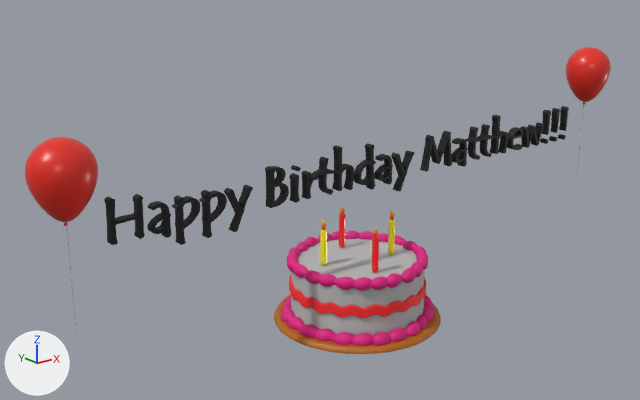
Before and after pictures for a commit that changed the glTF model assets/BirthDayAsset/MattBirthday.gltf.
Before and after are seen from a camera (50 mm lens) standing at (-1.09, -1.188, 0.729) and looking at (-0.086, 0.067, 0.227). The axes (+X, +Y, +Z) are drawn at lower left. The lights are the same throughout. Where no turn or scale is listed for an object, it has been applied to the vertices. Vertices at the same position are counted once.
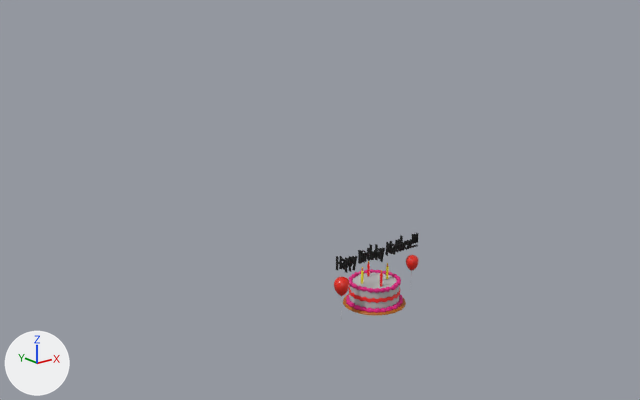
Edits to the bpy script that builds the scene:
```text
Change mat_material_0:
    where n2 = _N.new('ShaderNodeTexImage'); n2.name = 'Image Texture'
    n2.image: img_texture_0_6195987693227547908_png -> img_texture_4_11563080508590297124_png
    where n4 = _N.new('ShaderNodeTexImage'); n4.name = 'Image Texture.001'
    n4.image: img_texture_1_17319628118832143767_png -> img_texture_5_12154559721164250551_png
Change mat_material_1:
    where n2 = _N.new('ShaderNodeTexImage'); n2.name = 'Image Texture'
    n2.image: img_texture_4_11563080508590297124_png -> img_texture_0_6195987693227547908_png
    where n4 = _N.new('ShaderNodeTexImage'); n4.name = 'Image Texture.001'
    n4.image: img_texture_5_12154559721164250551_png -> img_texture_1_17319628118832143767_png
Change me_mesh_0:
    used by ob_mesh_0; location = (-0.917, 0.141, 0.261)
    remove me_mesh_0.from_pydata(...)  # 7782 vertices, 15684 faces; spans x 0.365..1.474, y -0.155..-0.14, z -0.022..0.087
    add me_mesh_0.from_pydata(...)  # 2667 vertices, 5330 faces; spans x 0.06..0.086, y -0.278..-0.253, z -0.043..-0.008
    me_mesh_0 part 1: 7782 vertices removed from x 0.365..1.474, y -0.155..-0.14, z -0.022..0.087
    me_mesh_0 part 2: 2667 vertices added at x 0.06..0.086, y -0.278..-0.253, z -0.043..-0.008
Change me_mesh_1:
    used by ob_mesh_1; location = (-0.917, 0.141, 0.261)
    remove me_mesh_1.from_pydata(...)  # 2667 vertices, 5330 faces; spans x 0.2469..0.3474, y -0.2057..-0.1116, z 0.0521..0.1812
    remove me_mesh_1.materials.append(mat_material_1)
    add me_mesh_1.from_pydata(...)  # 252 vertices, 500 faces; spans x 0.0721..0.0734, y -0.266..-0.2645, z -0.0903..-0.041
    me_mesh_1 part 3: 2667 vertices removed from x 0.2469..0.3474, y -0.2057..-0.1116, z 0.0521..0.1812
    add me_mesh_1.materials.append(mat_material_0)
Change me_mesh_3:
    where me_mesh_3.from_pydata(...)  # 2667 vertices, 5330 faces; spans x 1.4864..1.587, y -0.1997..-0.1057, z 0.0739..0.2031
    used by ob_mesh_3; location = (-0.917, 0.141, 0.261)
    remove me_mesh_3.materials.append(mat_material_1)
    me_mesh_3 part 4: the whole mesh is scaled about its middle by 0.306, then moved by (-1.6437, -0.1091, -0.1689)
    add me_mesh_3.materials.append(mat_material_0)
Change me_mesh_5:
    where me_mesh_5.from_pydata(...)  # 14577 vertices, 26982 faces; spans x 0.708..1.03, y -0.302..0.02, z -0.261..-0.055
    used by ob_mesh_5; location = (-0.917, 0.141, 0.261)
    me_mesh_5 part 5: the whole mesh is scaled about its middle by 0.382, then moved by (-0.887, -0.115, 0.109)
Change ob_mesh_0:
    ob_mesh_0.location: (-0.917, 0.141, 0.261) -> (0.015, 0.256, 0.105)
Change ob_mesh_1:
    ob_mesh_1.location: (-0.917, 0.141, 0.261) -> (0.015, 0.256, 0.105)
Change ob_mesh_3:
    ob_mesh_3.location: (-0.917, 0.141, 0.261) -> (0.015, 0.256, 0.105)
Change ob_mesh_5:
    ob_mesh_5.location: (-0.917, 0.141, 0.261) -> (0.015, 0.256, 0.105)
```

What differs and where, as boxes [x1, y1, x2, y2] in the pictures (640 x 400 px):
'Mesh_5', mesh rescaled, moved (62% narrower, 63% shorter)
    before: [274, 206, 441, 354]
    after: [343, 261, 406, 315]
'Mesh_0', surface changed, reshaped, moved (97% narrower, 88% shorter)
    before: [104, 106, 569, 245]
    after: [406, 255, 419, 271]
'Mesh_1', surface changed, reshaped, moved (not visible afterwards)
    before: [25, 137, 98, 226]
'Mesh_3', surface changed, recoloured, mesh rescaled, moved (63% narrower, 64% shorter)
    before: [566, 47, 611, 105]
    after: [334, 277, 350, 297]
'Mesh_2', surface changed
    both: [65, 222, 419, 273]
part 1 of me_mesh_0, deleted (black)
    before: [104, 106, 569, 245]
part 2 of me_mesh_0, added
    after: [406, 255, 419, 271]
